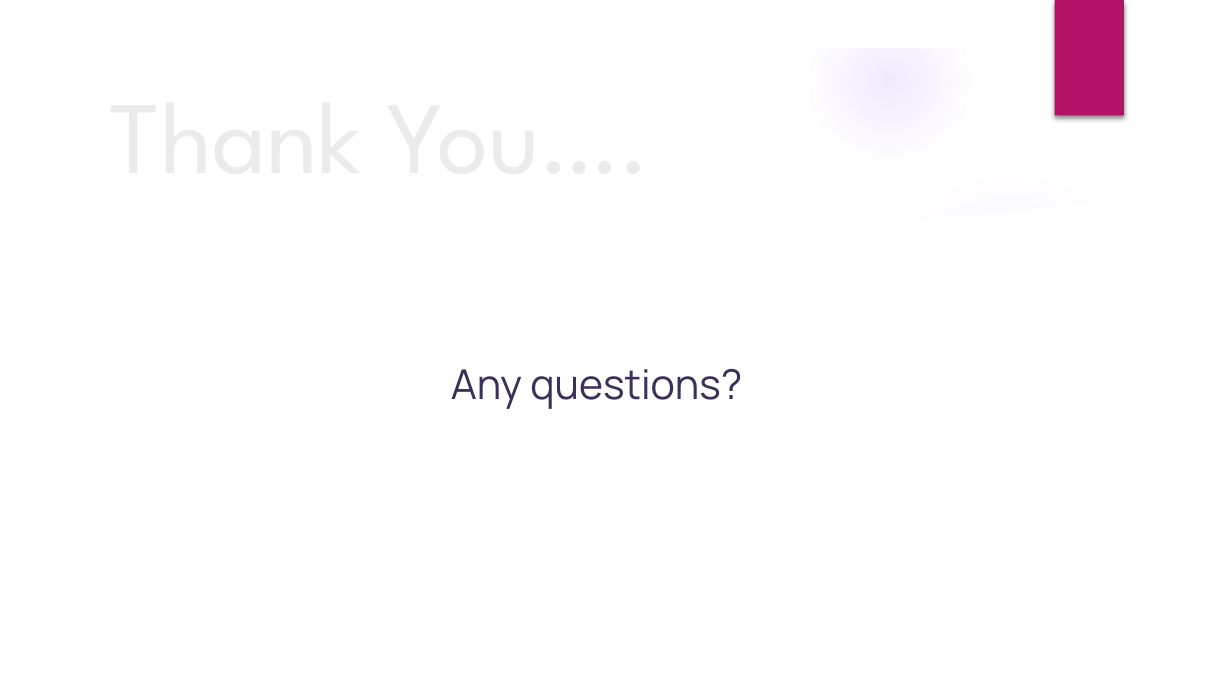
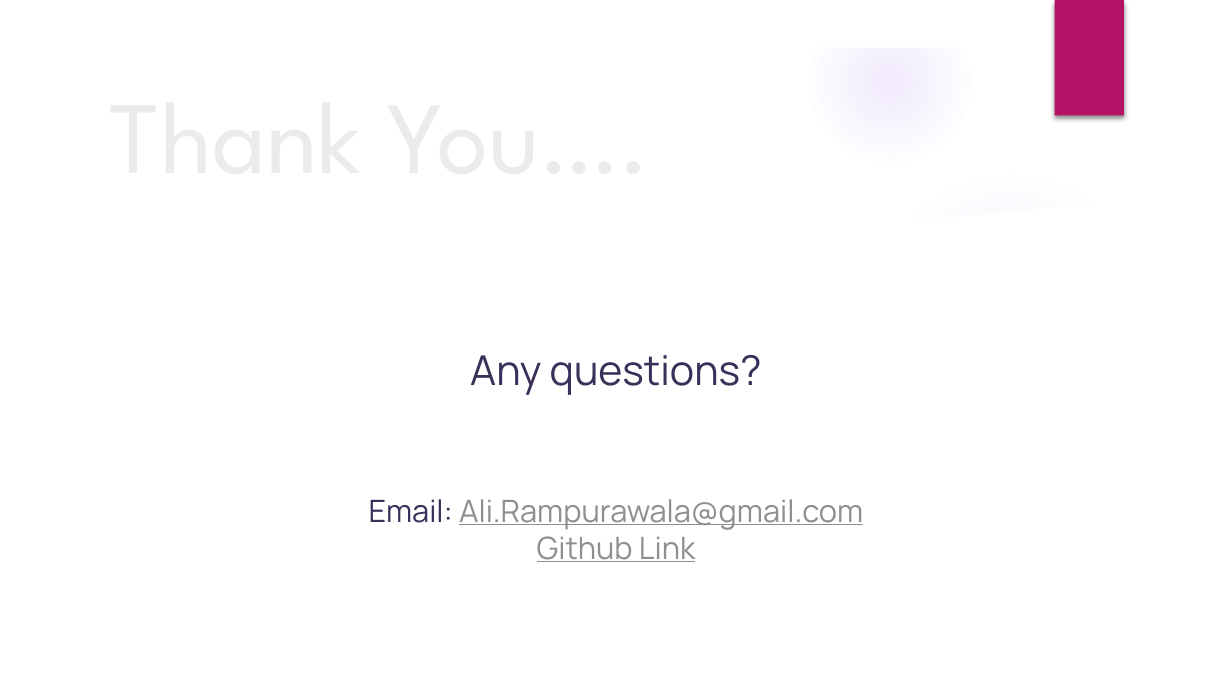
Before and after one commit to AliRampur/Phase-3-Project, a slide deck: slide 11 of Phase 3 Presentation.pptx. Drawn at 1232x693 pixels with LibreOffice and Linux fonts; fonts in the diff are those of the drawing; background and template pictures are left out. Boxes give left, top, right and bottom in pixels: in the first picture for what was removed or moved away, otherwise in the second. Text is boxed around its words. In the diff, an @@ line names an element or a change of style, - is before the commit and + after.

```diff
--- a/Phase 3 Presentation.pptx
+++ b/Phase 3 Presentation.pptx
@@ text "Any questions?": place and size @@
-text "Any questions?" at (451, 369, 742, 409)
+text "Any questions?" at (369, 355, 863, 562)
@@ text at (470, 355, 762, 395): alignment left to centre @@
@@ text at (369, 499, 863, 562): paragraphs added @@
+Email: Ali.Rampurawala@gmail.com
+Github Link
```
Also in this commit, not shown: 4 other slides changed, 2 other files.
